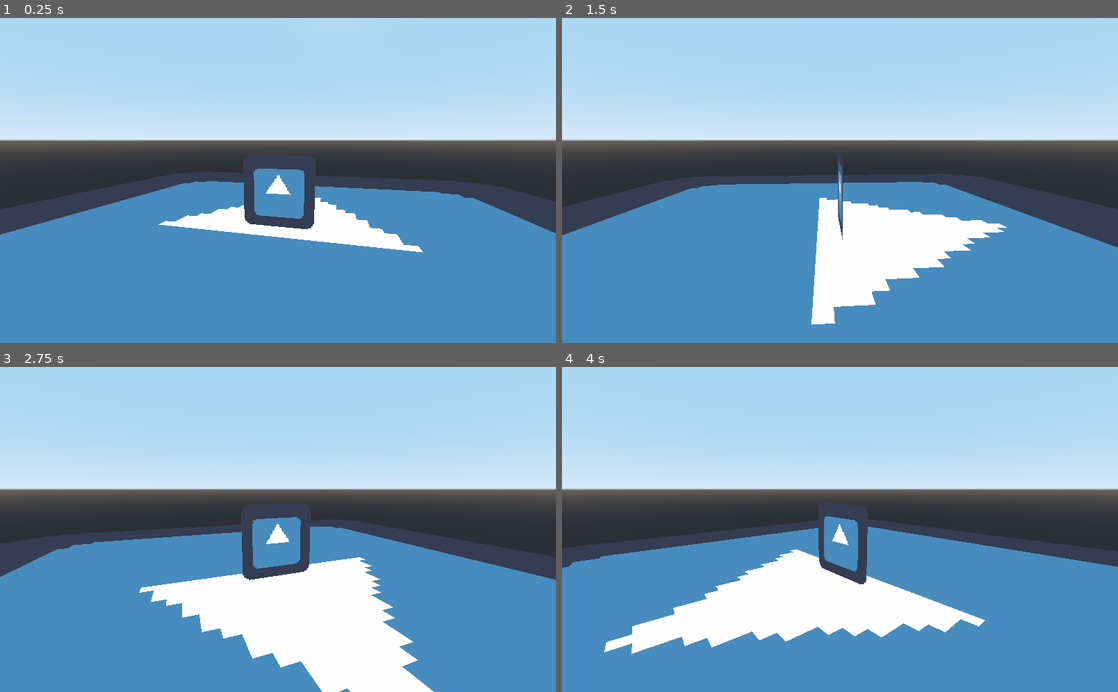
Above: before the commit, frames 1-4 (two rows, left to right).
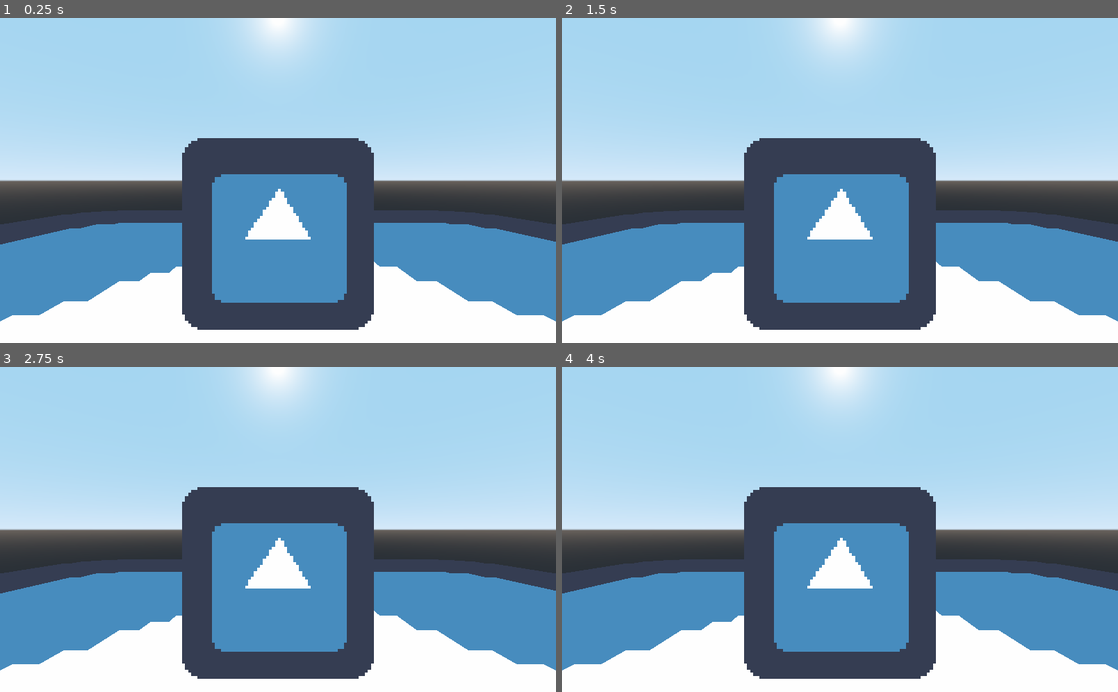
Above: after the commit, the same moments.

Repository: Tuocs/test
Game: Godot game, scene res://new scene.tscn
Two runs of this game, one before a commit and one after it. Both use one fixed random seed, a clock stepped at 60 frames per second and the inputs below. This scene is started directly instead of the project's main scene. The engine's default icon, where the game draws it, is replaced by a stand-in: a white triangle on a blue panel in a dark square.
Inputs:
- Up to frame 1 (0.25 s): no input
- Up to frame 2 (1.5 s): hold Right (ui_right) from 0.53 s (still down); tap Up (ui_up) at 0.77 s
- Up to frame 3 (2.75 s): tap Up (ui_up) at 1.52 s; release Right (ui_right) at 2.03 s; hold Left (ui_left) from 2.03 s (still down)
- Up to frame 4 (4 s): release Left (ui_left) at 2.78 s; hold Right (ui_right) from 2.78 s (still down); tap Up (ui_up) at 3.02, 3.77 s

The runs differ from the first frame. In frame 1, 43% of the frame differs, in the area x 0-100%, y 0-100%; in frame 2, 45%; in frame 3, 45%; in frame 4, 47%.

Commit message:
semifinal

Diff:
--- a/AudioCue.gd
+++ /dev/null
@@ -1,16 +0,0 @@
-extends Timer
-
-
-# Declare member variables here. Examples:
-# var a = 2
-# var b = "text"
-
-
-# Called when the node enters the scene tree for the first time.
-func _ready():
-	pass # Replace with function body.
-
-
-# Called every frame. 'delta' is the elapsed time since the previous frame.
-#func _process(delta):
-#	pass
--- a/new scene.tscn
+++ b/new scene.tscn
@@ -1,20 +1,17 @@
-[gd_scene load_steps=6 format=2]
+[gd_scene load_steps=5 format=2]
 
 [ext_resource path="res://icon.png" type="Texture" id=1]
 [ext_resource path="res://rotate.gd" type="Script" id=2]
 [ext_resource path="res://SceneSwitch.gd" type="Script" id=3]
 [ext_resource path="res://trim.mp3" type="AudioStream" id=4]
-[ext_resource path="res://AudioCue.gd" type="Script" id=5]
 
 [node name="Spatial" type="Spatial"]
 script = ExtResource( 3 )
 path = "res://Node2D.tscn"
 
-[node name="Timer" type="Timer" parent="."]
-script = ExtResource( 5 )
-
 [node name="AudioStreamPlayer" type="AudioStreamPlayer" parent="."]
 stream = ExtResource( 4 )
+volume_db = -20.0
 autoplay = true
 
 [node name="Sprite3D" type="Sprite3D" parent="."]
@@ -24,9 +21,14 @@
 transform = Transform( 10, 0, 0, 0, -4.37114e-07, 10, 0, -10, -4.37114e-07, 0, -0.33, 0 )
 texture = ExtResource( 1 )
 
+[node name="Camera1" type="Camera" parent="."]
+transform = Transform( 1, 0, 0, 0, 1, 0, 0, 0, 1, 0, 0.178015, 0.774557 )
+
 [node name="Spatial" type="Spatial" parent="."]
 script = ExtResource( 2 )
 rotSpeed = 1
 
-[node name="Camera" type="Camera" parent="Spatial"]
-transform = Transform( 1, 0, 0, 0, 0.985163, 0.17162, 0, -0.17162, 0.985163, 0, 0.445292, 1.9808 )
+[node name="Camera2" type="Camera" parent="Spatial"]
+transform = Transform( 1, 0, 0, 0, 0.968587, 0.248673, 0, -0.248673, 0.968587, 0, 0.534879, 2.05042 )
+
+[node name="Timer1" type="Timer" parent="Spatial"]
--- a/rotate.gd
+++ b/rotate.gd
@@ -1,6 +1,9 @@
 extends Spatial
 
 export var rotSpeed = 100
+onready var timer = get_node("Timer1")
+onready var cam = get_node("Camera2")
+var rotate = false
 
 
 # Declare member variables here. Examples:
@@ -10,9 +13,17 @@
 
 # Called when the node enters the scene tree for the first time.
 func _ready():
-	pass # Replace with function body.
+	timer.start(11.3)
+	timer.connect("timeout", self, "TimerTimeout")
+
 
 
 # Called every frame. 'delta' is the elapsed time since the previous frame.
 func _process(delta):
-	rotate_y(rotSpeed * delta)
+	if (rotate):
+		rotate_y(rotSpeed * delta)
+
+
+func TimerTimeout():
+	rotate = true
+	cam.current = true
